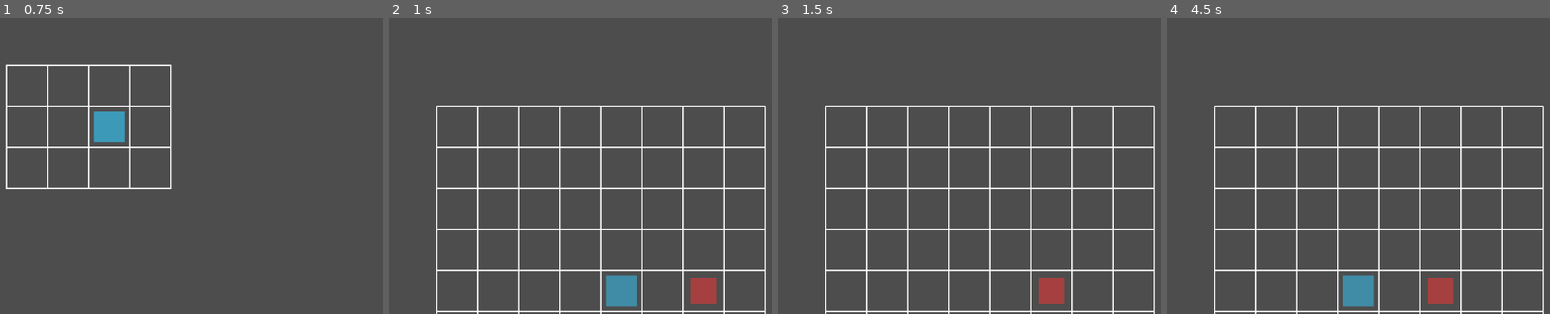
Above: before the commit, frames 1-4 (left to right).
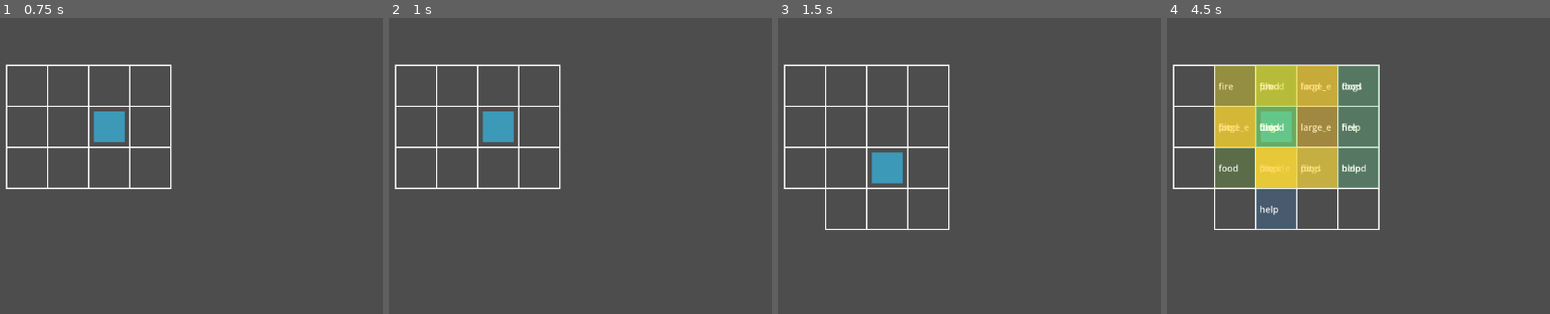
Above: after the commit, the same moments.

Repository: Anuar2004/Blind-Hunt
Game: Godot game, scene res://Main.tscn
The game is run twice, just before and just after one commit, with the same random seed, the same clock (stepped at 60 frames per second) and the same inputs.
Inputs:
- Up to frame 1 (0.75 s): tap Enter at 0.5 s; hold Right (ui_right) from 0.53 s (still down); hold Space (attack) from 0.53 s (still down)
- Up to frame 2 (1 s): keep holding Right (ui_right); keep holding Space (attack); tap C (to_combat) at 0.8 s
- Up to frame 3 (1.5 s): release Right (ui_right) at 1.28 s; release Space (attack) at 1.28 s; hold Down (ui_down) from 1.28 s (still down); tap C (to_combat) at 1.35 s
- Up to frame 4 (4.5 s): tap E (to_exploration) at 1.55 s; tap Enter at 2, 3.5 s; release Down (ui_down) at 2.03 s; hold Right (ui_right) 2.03-2.78 s; hold E (to_exploration) 2.03-2.78 s; tap 1 at 2.3, 2.85 s; tap Space (attack) at 2.75, 4.25 s; hold Up (ui_up) 2.78-3.53 s; tap 2 at 3.05, 3.6 s; hold Left (ui_left) from 3.53 s (still down); tap 3 at 3.8, 4.35 s

Frame 1 is identical in both runs. In frame 2, 7.5% of the frame differs, in the area x 1-99%, y 15-100%; in frame 3, 6.3%; in frame 4, 25%.

Commit message:
Better role separation
States  - handle input
Layers - handle drawing
Managers - handle logic

Diff:
--- a/CombatLayer.gd
+++ b/CombatLayer.gd
@@ -6,12 +6,12 @@
 #ВСЕ ДЛЯ ЧЕГО НУЖНА ТА НОДА - ОТРИСОВКА ПЕРСОНАЖА ПО ПОЗИЦИЯМ ИЗ МЕНЕДЖЕРА
 var combat_manager: Node
 
-func _ready(): #находит ноду и скрипт комбат менеджера
+func _ready():
 	combat_manager = get_tree().get_first_node_in_group("combat_manager")
-
-func _process(_delta):
-	# чтобы обновлялось при каждом ходе без ручного queue_redraw()
-	queue_redraw() #пока происходит бой, отрисосывается каждую сек по новому
+	if combat_manager and combat_manager.changed:
+		if not combat_manager.changed.is_connected(queue_redraw):
+			combat_manager.changed.connect(queue_redraw)
+	queue_redraw()
 
 func _draw():
 	# Сетка
--- a/CombatManager.gd
+++ b/CombatManager.gd
@@ -1,5 +1,8 @@
 extends Node
 class_name CombatManager
+
+signal changed
+signal combat_finished(result: Dictionary)
 
 const W := 8
 const H := 8
@@ -17,7 +20,21 @@
 var active := false
 
 @onready var combat_layer := get_parent() # CombatLayer
-@onready var gsm := get_tree().get_first_node_in_group("gsm")
+
+func handle_player_input(event: InputEvent) -> void:
+	if not active:
+		return
+	if phase != Phase.PLAYER_TURN:
+		return
+
+	var dir := _dir_from_input(event)
+	if dir != Vector2i.ZERO:
+		_try_player_move(dir)
+		return
+
+	if event.is_action_pressed("attack"):
+		_try_player_attack()
+		return
 
 func start_combat(data := {}):
 	active = true
@@ -32,25 +49,7 @@
 
 func end_combat(victory: bool):
 	active = false
-	print("Combat ended. Victory:", victory)
-	# возвращаемся в exploration
-	if gsm:
-		gsm.change_state("ExplorationState", {"victory": victory})
-
-func _unhandled_input(event: InputEvent) -> void:
-	if not active:
-		return
-	if phase != Phase.PLAYER_TURN:
-		return
-
-	var dir := _dir_from_input(event)
-	if dir != Vector2i.ZERO:
-		_try_player_move(dir)
-		return
-
-	if event.is_action_pressed("attack"):
-		_try_player_attack()
-		return
+	emit_signal("combat_finished", {"victory": victory})
 
 func _dir_from_input(event: InputEvent) -> Vector2i:
 	# Важно: диагонали лучше вынести в отдельные действия позже.
@@ -72,6 +71,7 @@
 	player_grid_pos = np
 	_place_player()
 	_end_player_turn()
+	emit_signal("changed")
 
 func _try_player_attack():
 	# атака если враг рядом (8 направлений можно, но пока 4)
@@ -88,6 +88,7 @@
 		return
 
 	_end_player_turn()
+	emit_signal("changed")
 
 func _end_player_turn():
 	phase = Phase.ENEMY_TURN
@@ -117,6 +118,7 @@
 	# конец хода врага
 	phase = Phase.PLAYER_TURN
 	print("PLAYER TURN")
+	emit_signal("changed")
 
 func _step_towards(from: Vector2i, to: Vector2i) -> Vector2i:
 	var dx = to.x - from.x
--- a/CombatState.gd
+++ b/CombatState.gd
@@ -10,12 +10,17 @@
 	print("ENTER: Combat")
 	if overworld_layer: overworld_layer.visible = false
 	if combat_layer: combat_layer.visible = true
-	if combat_manager: combat_manager.start_combat(_data)
+	if combat_manager:
+		if not combat_manager.combat_finished.is_connected(_on_combat_finished):
+			combat_manager.combat_finished.connect(_on_combat_finished)
+		combat_manager.start_combat(_data)
 
 func exit():
 	print("EXIT: Combat")
 
+func _on_combat_finished(result: Dictionary) -> void:
+	machine.change_state("ExplorationState", result)
+
 func handle_input(event: InputEvent):
-	# Для теста: нажми E чтобы вернуться в поиск
-	if event.is_action_pressed("to_exploration"):
-		machine.change_state("ExplorationState")
+	if combat_manager:
+		combat_manager.handle_player_input(event)
--- a/ExplorationState.gd
+++ b/ExplorationState.gd
@@ -1,28 +1,58 @@
-# res://scripts/states/ExplorationState.gd
 extends BaseState
 class_name ExplorationState
 
-@onready var overworld_layer = get_tree().get_first_node_in_group("overworld_layer")
-@onready var overworld_manager = get_tree().get_first_node_in_group("overworld_manager")
-@onready var combat_layer = get_tree().get_first_node_in_group("combat_layer")
+@onready var overworld_layer := get_tree().get_first_node_in_group("overworld_layer")
+@onready var combat_layer := get_tree().get_first_node_in_group("combat_layer")
+@onready var overworld_manager := get_tree().get_first_node_in_group("overworld_manager")
 
 func enter(_data := {}):
 	print("ENTER: Exploration")
 	if overworld_layer: overworld_layer.visible = true
 	if combat_layer: combat_layer.visible = false
+	if overworld_layer: overworld_layer.queue_redraw()
+	if overworld_manager and not overworld_manager.encounter_requested.is_connected(_on_encounter_requested):
+		overworld_manager.encounter_requested.connect(_on_encounter_requested)
 
 func exit():
 	print("EXIT: Exploration")
 
-func handle_input(event: InputEvent):
-	# Для теста: нажми C чтобы перейти в бой
-	if event.is_action_pressed("to_combat"):
-		machine.change_state("CombatState")
+func handle_input(event: InputEvent) -> void:
+	if overworld_manager == null:
+		return
+
+	# --- Сенсы (пример: 1/2/3/0) ---
+	if event is InputEventKey and event.pressed and not event.echo:
+		match event.keycode:
+			KEY_1:
+				overworld_manager.use_sense("hearing", 1)
+				overworld_layer.queue_redraw()
+				return
+			KEY_2:
+				overworld_manager.use_sense("smell", 1)
+				overworld_layer.queue_redraw()
+				return
+			KEY_3:
+				overworld_manager.use_sense("echo", 1)
+				overworld_layer.queue_redraw()
+				return
+			KEY_0:
+				overworld_manager.clear_last_sense()
+				overworld_layer.queue_redraw()
+				return
+
+	# --- Движение (только 4 направления; диагонали сделаем позже отдельными экшенами) ---
 	if event.is_action_pressed("ui_up"):
 		overworld_manager.try_move(Vector2i(0, -1))
-	if event.is_action_pressed("ui_down"):
+		overworld_layer.queue_redraw()
+	elif event.is_action_pressed("ui_down"):
 		overworld_manager.try_move(Vector2i(0, 1))
-	if event.is_action_pressed("ui_left"):
+		overworld_layer.queue_redraw()
+	elif event.is_action_pressed("ui_left"):
 		overworld_manager.try_move(Vector2i(-1, 0))
-	if event.is_action_pressed("ui_right"):
+		overworld_layer.queue_redraw()
+	elif event.is_action_pressed("ui_right"):
 		overworld_manager.try_move(Vector2i(1, 0))
+		overworld_layer.queue_redraw()
+
+func _on_encounter_requested(data: Dictionary) -> void:
+	machine.change_state("CombatState", data)
--- a/Main.tscn
+++ b/Main.tscn
@@ -3,7 +3,7 @@
 [ext_resource type="Script" uid="uid://chu57aggtm2ym" path="res://GameStateMachine.gd" id="1_r0du0"]
 [ext_resource type="Script" uid="uid://c44og71alwpgd" path="res://ExplorationState.gd" id="1_uu6xs"]
 [ext_resource type="Script" uid="uid://dhpoeuhjf1o1f" path="res://CombatState.gd" id="2_r0du0"]
-[ext_resource type="Script" uid="uid://ceyn0d16b6xe" path="res://OverworldGrid.gd" id="4_cm0pq"]
+[ext_resource type="Script" uid="uid://ceyn0d16b6xe" path="res://OverworldLayer.gd" id="4_cm0pq"]
 [ext_resource type="Script" uid="uid://qtat6cg6m1bu" path="res://CombatLayer.gd" id="5_3dxm6"]
 [ext_resource type="Script" uid="uid://dpfpq3c3sn75x" path="res://CombatManager.gd" id="5_fos0i"]
 [ext_resource type="Script" uid="uid://bhccyq2dkkmms" path="res://OverworldManager.gd" id="5_lgr22"]
--- a/OverworldGrid.gd
+++ b/OverworldLayer.gd
@@ -1,46 +1,11 @@
 extends Node2D
 
 const CELL_SIZE := 64
-
 var overworld_manager: OverworldManager
-
-# Временный результат (мгновенная подсветка)
-var last_sense_result: Array = []
-var last_sense_type: String = ""
 
 func _ready():
 	overworld_manager = get_tree().get_first_node_in_group("overworld_manager")
 	queue_redraw()
-
-# ------------------------------------------------------------
-# INPUT (клавиши 1 / 2 / 3)
-# ------------------------------------------------------------
-
-func _input(event):
-	if overworld_manager == null:
-		return
-
-	if event is InputEventKey and event.pressed and not event.echo:
-		match event.keycode:
-			KEY_1:
-				last_sense_type = "hearing"
-				last_sense_result = overworld_manager.use_sense("hearing", 1)
-				queue_redraw()
-
-			KEY_2:
-				last_sense_type = "smell"
-				last_sense_result = overworld_manager.use_sense("smell", 1)
-				queue_redraw()
-
-			KEY_3:
-				last_sense_type = "echo"
-				last_sense_result = overworld_manager.use_sense("echo", 1)
-				queue_redraw()
-
-			KEY_0:
-				last_sense_result.clear()
-				last_sense_type = ""
-				queue_redraw()
 
 # ------------------------------------------------------------
 # DRAW
@@ -76,19 +41,19 @@
 	_draw_observations()
 
 	# --- Мгновенная подсветка текущего сенсора ---
-	_draw_current_sense(player_pos)
+	_draw_current_sense(player_pos, overworld_manager.last_sense_type, overworld_manager.last_sense_result)
 
 # ------------------------------------------------------------
 # ОТРИСОВКА ТЕКУЩЕГО СЕНСОРА
 # ------------------------------------------------------------
 
-func _draw_current_sense(player_pos: Vector2i):
-	if last_sense_result.is_empty():
+func _draw_current_sense(player_pos: Vector2i, sense_type: String, sense_result: Array):
+	if sense_result.is_empty():
 		return
 
 	var color := Color(0.2, 1.0, 0.2, 0.25)
 
-	match last_sense_type:
+	match sense_type:
 		"hearing":
 			color = Color(0.2, 0.6, 1.0, 0.35)
 		"smell":
@@ -96,13 +61,11 @@
 		"echo":
 			color = Color(1.0, 0.8, 0.2, 0.35)
 
-	for entry in last_sense_result:
+	for entry in sense_result:
 		if not entry.has("dirs"):
 			continue
 
-		var dirs: Array = entry["dirs"]
-
-		for dir in dirs:
+		for dir in entry["dirs"]:
 			if typeof(dir) != TYPE_VECTOR2I:
 				continue
 
--- a/OverworldManager.gd
+++ b/OverworldManager.gd
@@ -1,5 +1,7 @@
 extends Node
 class_name OverworldManager
+
+signal encounter_requested(data: Dictionary)
 
 const CELL_SIZE := 64
 
@@ -12,9 +14,8 @@
 var world: Dictionary = {}        # Vector2i -> Dictionary (данные клетки)
 var player_pos: Vector2i = Vector2i.ZERO
 var observations: Array = []
-
-@onready var gsm := get_tree().get_first_node_in_group("gsm")
-@onready var overworld_layer := get_tree().get_first_node_in_group("overworld_layer")
+var last_sense_result: Array = []
+var last_sense_type: String = ""
 
 func _ready():
 	randomize()
@@ -28,7 +29,6 @@
 	player_pos += dir
 	ensure_ring_with_minimum_senses(player_pos)
 	resolve_current_cell()
-	overworld_layer.queue_redraw()
 
 # ------------------------------------------------------------
 # ГЕНЕРАЦИЯ
@@ -99,6 +99,9 @@
 # ------------------------------------------------------------
 
 func use_sense(sense_type: String, level: int) -> Array:
+	last_sense_type = sense_type
+	last_sense_result = []
+
 	var result := []
 	var origin := player_pos
 
@@ -113,24 +116,17 @@
 
 		var dirs: Array
 		match level:
-			1:
-				dirs = _get_blurred_dirs(d, 3)
-			2:
-				dirs = _get_blurred_dirs(d, 2)
-			3:
-				dirs = [d]
-			_:
-				dirs = [d]
+			1: dirs = _get_blurred_dirs(d, 3)
+			2: dirs = _get_blurred_dirs(d, 2)
+			3: dirs = [d]
+			_: dirs = [d]
 
 		var content = cell["content_type"]
 
-		# 1) Возвращаем для мгновенного отображения (как сейчас)
-		result.append({
-			"content": content,
-			"dirs": dirs
-		})
+		var entry = {"content": content, "dirs": dirs}
+		result.append(entry)
+		last_sense_result.append(entry)
 
-		# 2) Сохраняем именно РАЗМЫТУЮ информацию в память игрока
 		_store_observation(origin, sense_type, content, dirs)
 
 	return result
@@ -158,11 +154,12 @@
 	var cell = world[player_pos]
 
 	if cell["content_type"] == "large_enemy" and not cell["resolved"]:
-		gsm.change_state("CombatState", {
+		cell["resolved"] = true
+
+		emit_signal("encounter_requested", {
 			"world_cell": player_pos,
 			"danger": cell["intensity"]
 		})
-		cell["resolved"] = true
 
 func _store_observation(origin: Vector2i, sense_type: String, content: String, dirs: Array) -> void:
 	# Если уже есть такая запись (тот же origin + sense + content) — обновим dirs
@@ -177,3 +174,7 @@
 		"content": content,
 		"dirs": dirs
 	})
+
+func clear_last_sense() -> void:
+	last_sense_type = ""
+	last_sense_result.clear()
Renamed: OverworldGrid.gd.uid -> OverworldLayer.gd.uid
